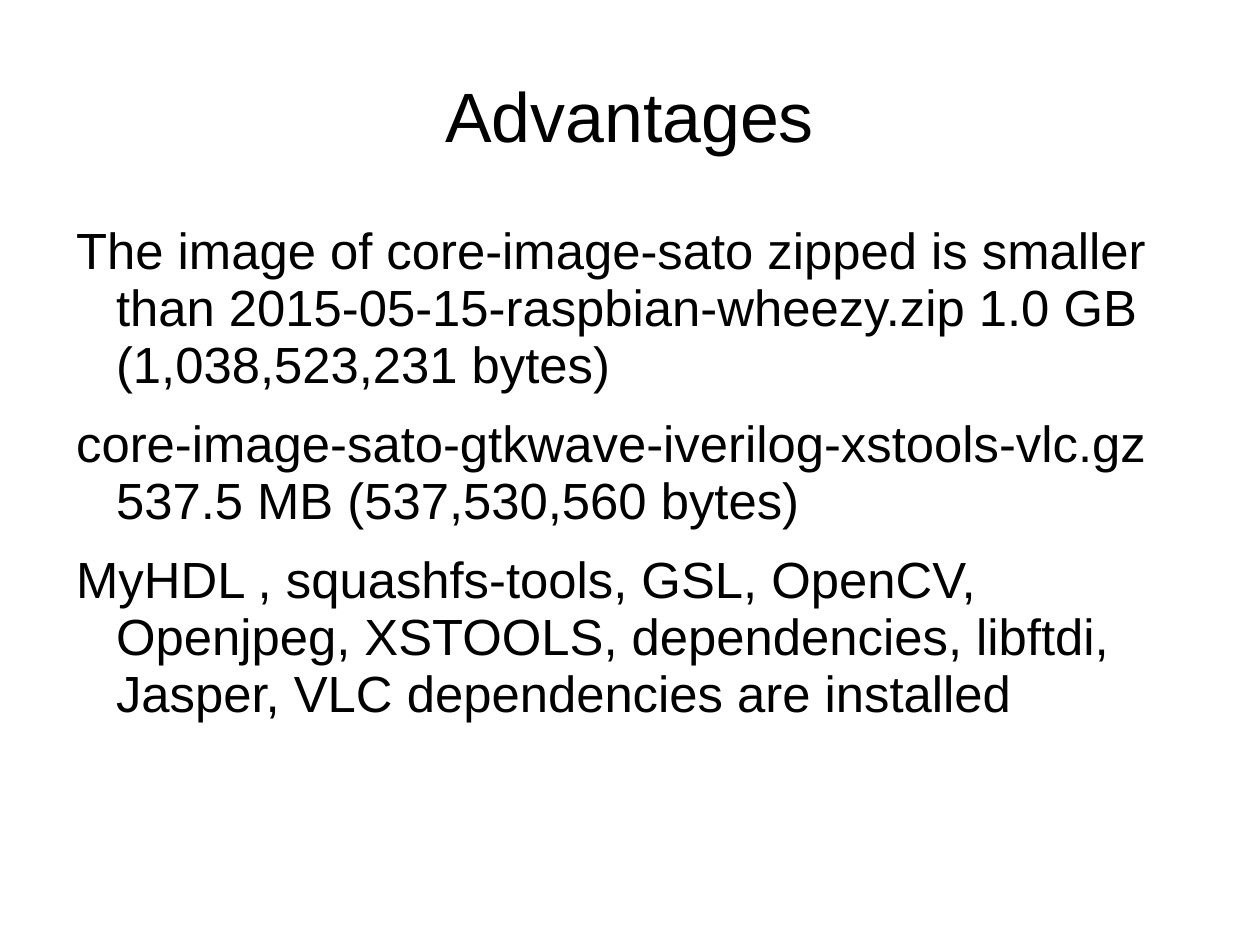
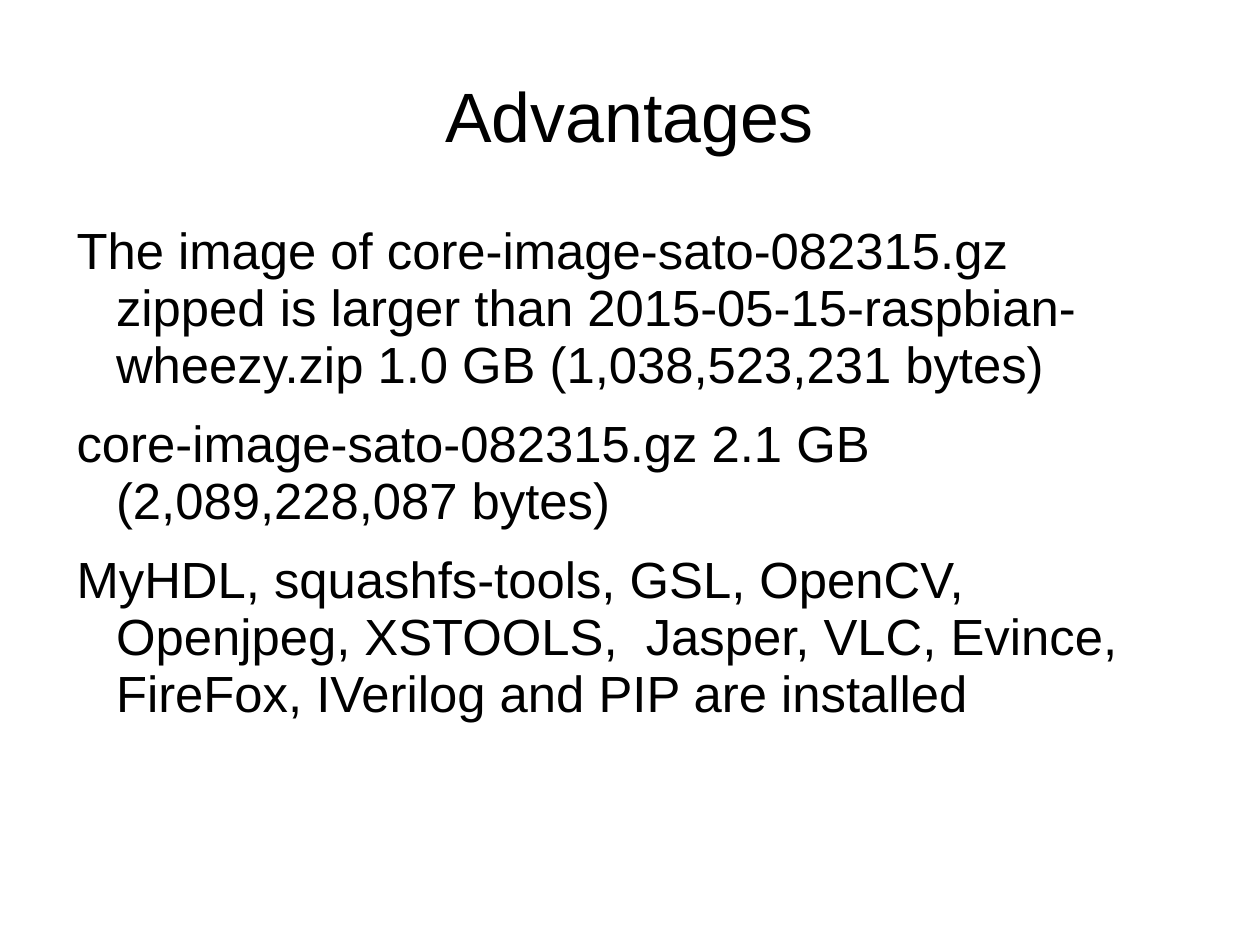
Before and after one commit to develone/raspberrypi2_yocto_doc, a slide deck: slide 2 of yocto_raspbain.ppt. Drawn at 1260x945 pixels with LibreOffice and Linux fonts; fonts in the diff are those of the drawing. Boxes give left, top, right and bottom in pixels: in the first picture for what was removed or moved away, otherwise in the second. Text is boxed around its words. In the diff, an @@ line names an element or a change of style, - is before the commit and + after.

Commit message:
core-image-sato-082315

```diff
--- a/yocto_raspbain.ppt
+++ b/yocto_raspbain.ppt
@@ text at (77, 232, 1118, 722): text changed @@
-The image of core-image-sato zipped is smaller than 2015-05-15-raspbian-wheezy.zip 1.0 GB (1,038,523,231 bytes)
-core-image-sato-gtkwave-iverilog-xstools-vlc.gz 537.5 MB (537,530,560 bytes)
-MyHDL , squashfs-tools, GSL, OpenCV, Openjpeg, XSTOOLS, dependencies, libftdi, Jasper, VLC dependencies are installed
+The image of core-image-sato-082315.gz zipped is larger than 2015-05-15-raspbian-wheezy.zip 1.0 GB (1,038,523,231 bytes)
+core-image-sato-082315.gz 2.1 GB (2,089,228,087 bytes)
+MyHDL, squashfs-tools, GSL, OpenCV, Openjpeg, XSTOOLS, Jasper, VLC, Evince, FireFox, IVerilog and PIP are installed
```
Also in this commit, not shown: 1 other slide changed.
